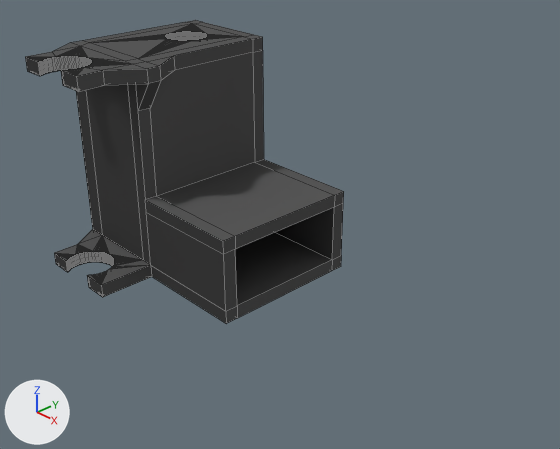
An edit to the Blender file case/body.blend, drawn before and after from the same camera.
Both versions are drawn from a camera (50 mm lens) standing at (0.2013, -0.1554, 0.0536) and looking at (0.0648, -0.0265, -0.0397). Lighting does not change. The marker at lower left points along +X, +Y and +Z. Mesh edges are drawn as thin lines.
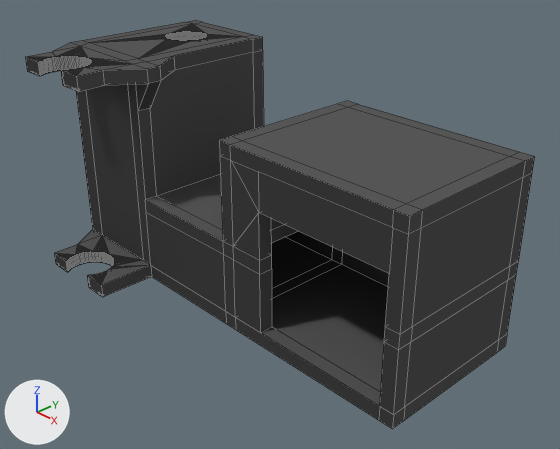
Commit message: add hole for valve

The change, as a diff of the scene's bpy script:
```diff
--- a/case/body.blend.py
+++ b/case/body.blend.py
@@ me_cube @@
 # used by ob_cube; location = (0.0, 0.0, 0.0)
-me_cube.from_pydata(...)  # 754 vertices, 1085 faces; spans x -0.006..0.062, y -0.0612..0.002, z -0.065..0.0
+me_cube.from_pydata(...)  # 846 vertices, 1183 faces; spans x -0.006..0.12, y -0.0612..0.002, z -0.065..0.0
+# me_cube part 1
+# 8 faces are deleted
+# 10 vertices are added at x 0.066..0.116, y -0.044..-0.002, z -0.0266..-0.016
+# 14 new vertices lie (0.004, 0.0, 0.0) away from vertices in x 0.062, y -0.044..0.002, z -0.065..-0.0395
+# 10 new vertices lie (0.05, 0.0, 0.0) away from vertices in x 0.066, y -0.044..0.002, z -0.065..-0.0395
+# 7 new vertices lie (0.004, 0.0, 0.0) away from vertices in x 0.116, y -0.044..0.002, z -0.065..-0.0395
+# 8 new vertices lie (0.0, 0.0, 0.0235) away from vertices in x 0.062..0.12, y -0.044..0.002, z -0.0395
+# 15 new vertices lie (0.0, 0.0, 0.004) away from vertices in x 0.062..0.12, y -0.044..0.002, z -0.065..-0.016
+# 7 new vertices lie (0.01, 0.0, 0.0) away from vertices in x 0.066, y -0.044..-0.04, z -0.061..-0.016
+# 6 new vertices lie (0.0, -0.004, 0.0) away from vertices in x 0.066..0.12, y 0.002, z -0.0435..-0.012
+# 8 new vertices lie (0.0, -0.038, 0.0) away from vertices in x 0.066..0.12, y -0.002, z -0.0435..-0.012
+# 7 new vertices lie (0.0, -0.004, 0.0) away from vertices in x 0.116..0.12, y -0.04, z -0.0435..-0.012
+# 106 new faces join them
 me_cube.materials.append(mat_material)
```

Where the change shows, as pixel boxes (x1, y1, x2, y2) in the pictures (560 x 449 px):
'Cube', reshaped (60% wider, 34% taller): before (25, 20, 344, 324); after (25, 20, 535, 429)
part 1 of me_cube, built on: before (223, 191, 344, 324); after (220, 101, 535, 429)
